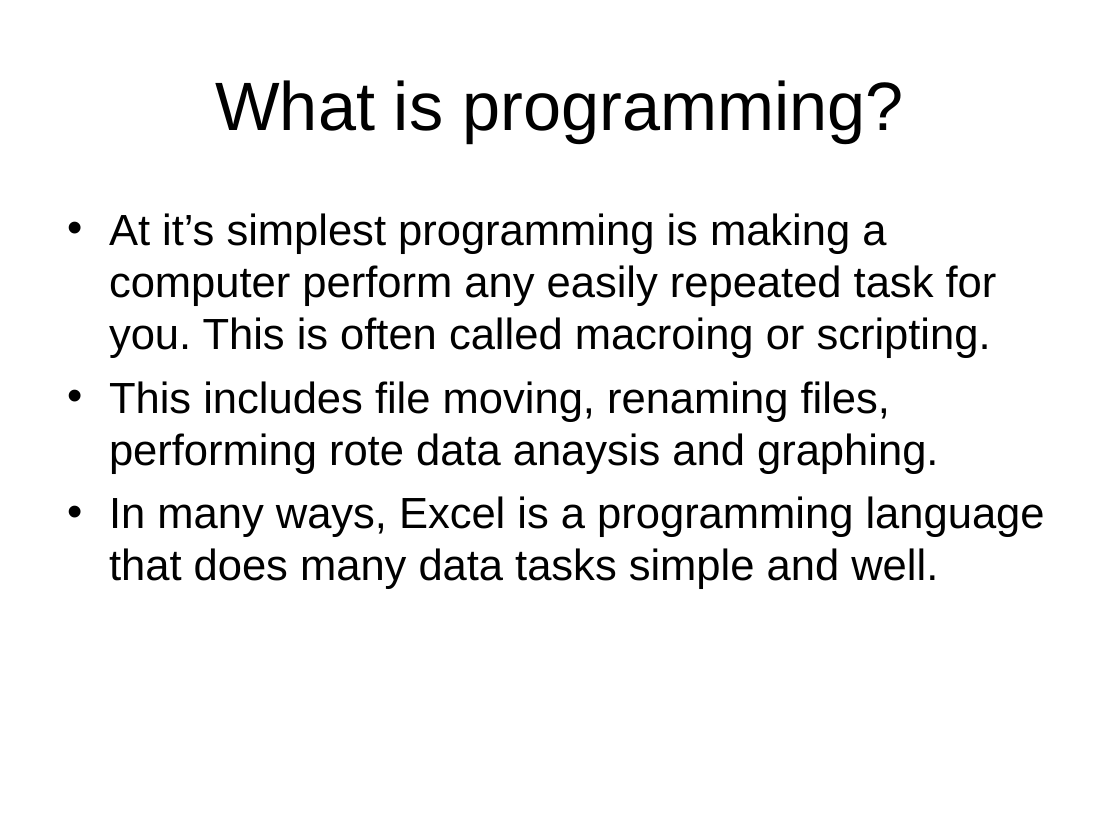
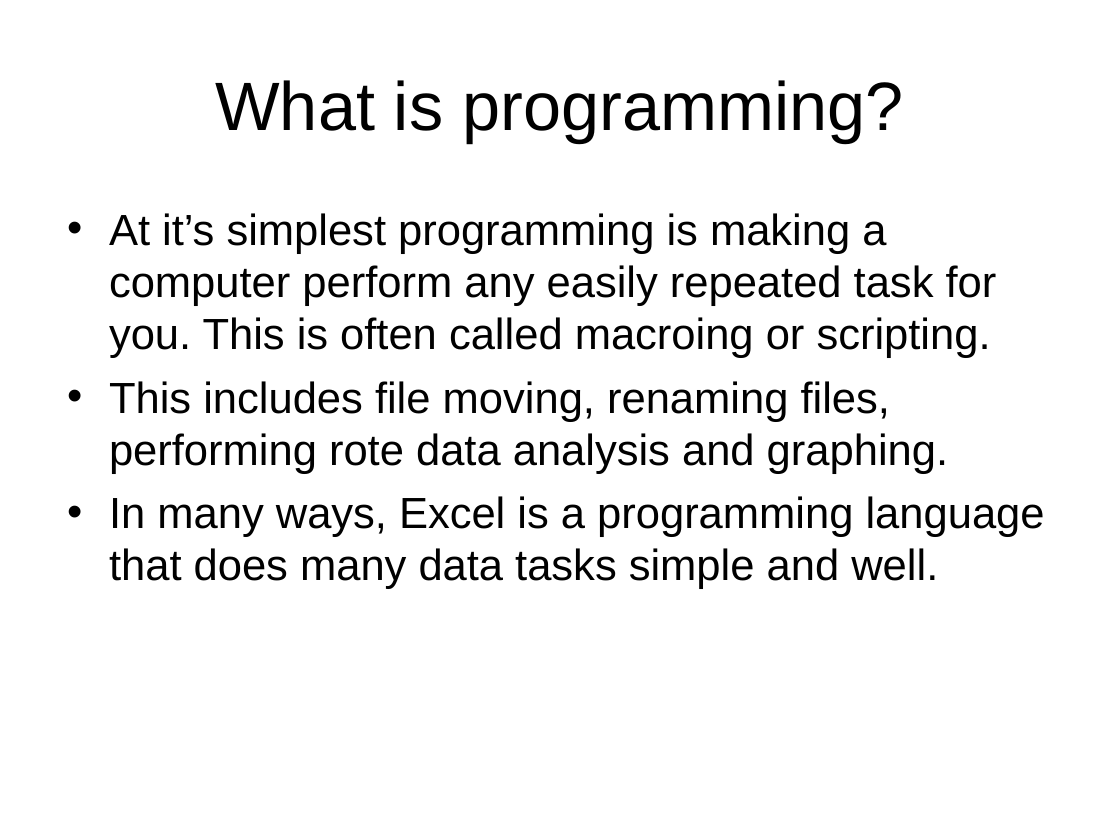
Before and after one commit to cdcox/PythonClassScripts, a slide deck: slide 3 of LectureForMeeting1.ppt. Drawn at 1120x840 pixels with LibreOffice and Linux fonts; fonts in the diff are those of the drawing. Boxes give left, top, right and bottom in pixels: in the first picture for what was removed or moved away, otherwise in the second. Text is boxed around its words. In the diff, an @@ line names an element or a change of style, - is before the commit and + after.

```diff
--- a/LectureForMeeting1.ppt
+++ b/LectureForMeeting1.ppt
@@ text at [109, 381, 948, 474]: text changed @@
-• This includes file moving, renaming files, performing rote data anaysis and graphing.
+• This includes file moving, renaming files, performing rote data analysis and graphing.
```
Also in this commit, not shown: 4 other slides changed.
